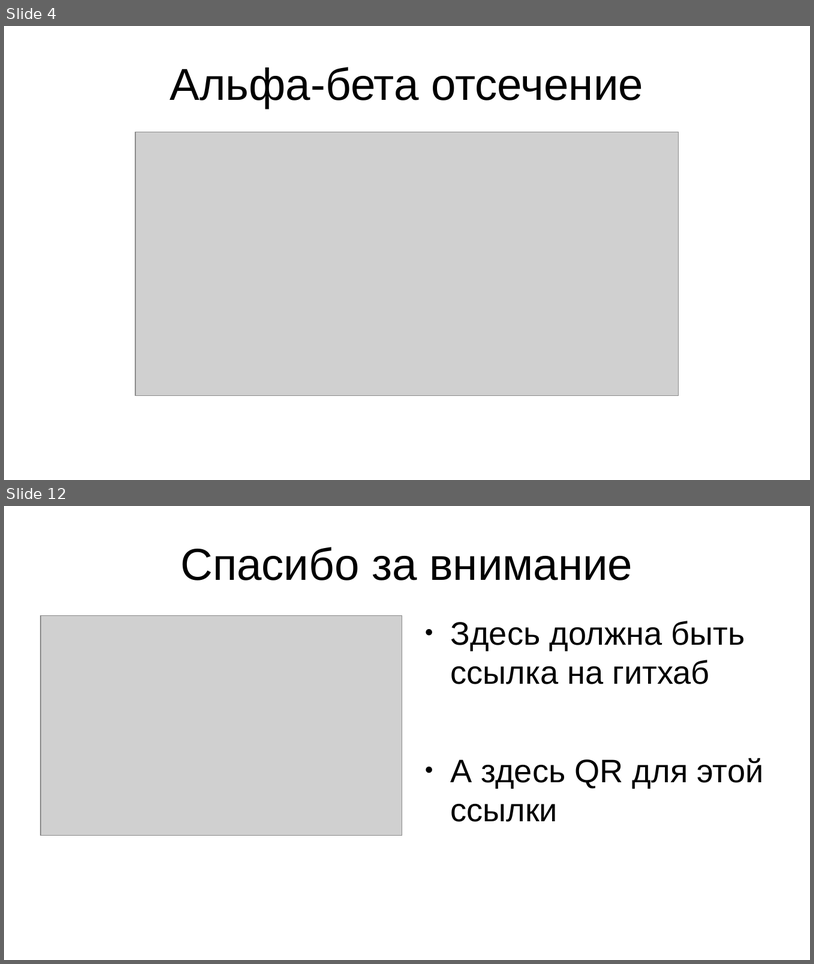
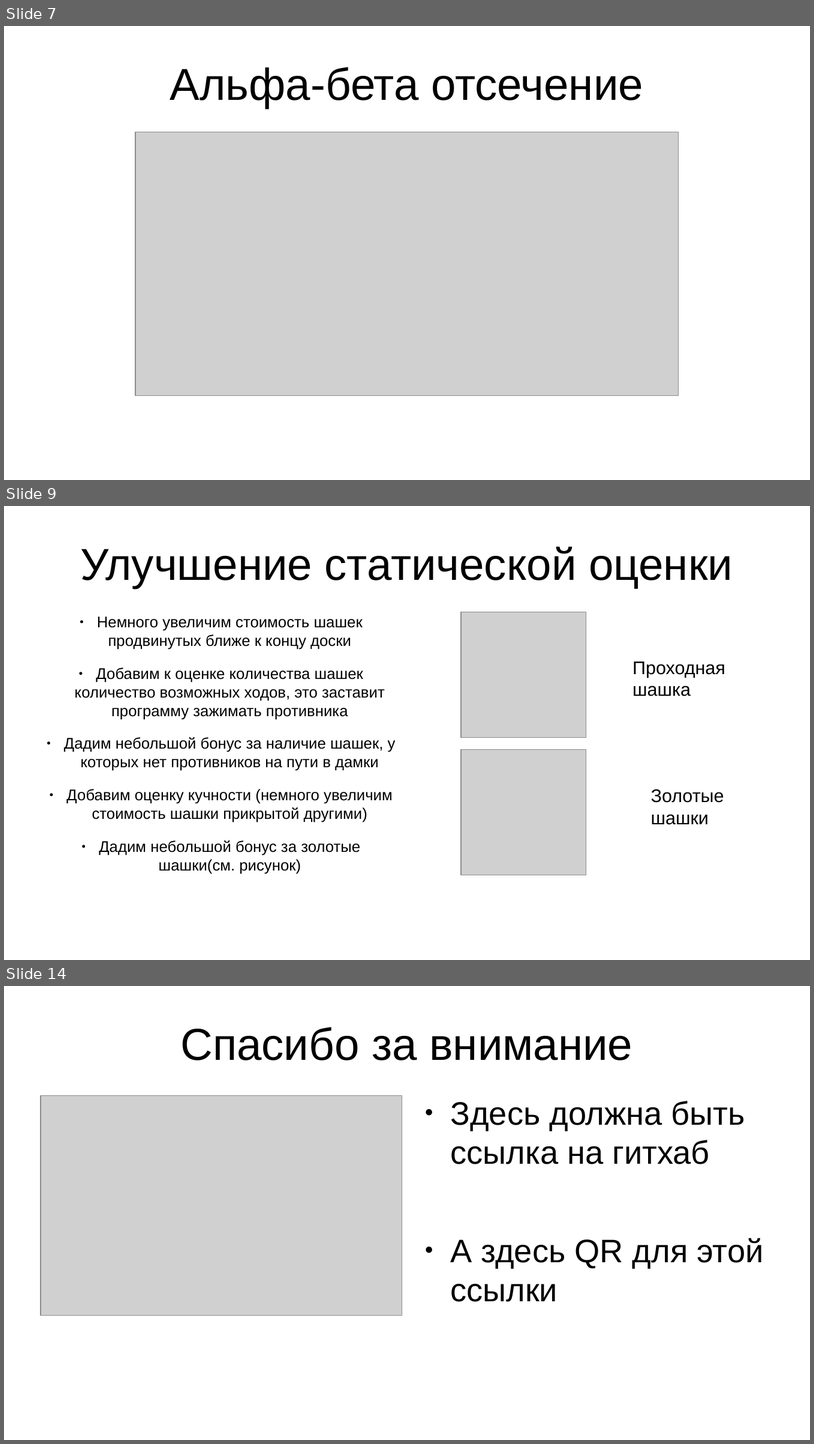
Before and after one commit to iv4n-t3a/checkers-engine, a slide deck: doc/presentation.odp. Shown one above the other, each under a label of ours: slides 4 and 12 before the commit, slides 7, 9 and 14 after it; the slides between them are not shown. The pictures are 814x964 and 814x1444 pixels, drawn with LibreOffice and Linux fonts; fonts in the diff are those of the drawing; grey boxes stand for pictures. Boxes give left, top, right and bottom in pixels: in the first picture for what was removed or moved away, otherwise in the second. Text is boxed around its words. In the diff, an @@ line names an element or a change of style, - is before the commit and + after.

```diff
--- a/doc/presentation.odp
+++ b/doc/presentation.odp
@@ slide 9 added at (4, 506, 810, 960), background #FFFFFF @@
@@ title added at (80, 546, 733, 588), 44 pt, text #000000 @@
+Улучшение статической оценки
@@ picture added at (461, 612, 587, 737) @@
@@ text added at (64, 616, 396, 874), 15.2 pt, text #000000 @@
+● Немного увеличим стоимость шашек продвинутых ближе к концу доски
+● Добавим к оценке количества шашек количество возможных ходов, это заставит программу зажимать противника
+● Дадим небольшой бонус за наличие шашек, у которых нет противников на пути в дамки
+● Добавим оценку кучности (немного увеличим стоимость шашки прикрытой другими)
+● Дадим небольшой бонус за золотые шашки(см. рисунок)
@@ text added at (633, 661, 726, 696), 18 pt, text #000000 @@
+Проходная шашка
@@ picture added at (461, 750, 587, 875) @@
@@ text added at (651, 789, 725, 825), 18 pt, text #000000 @@
+Золотые шашки
@@ what was slide 4 is now slide 7 @@
@@ what was slide 12 is now slide 14 @@
```
Also in this commit, not shown: 7 slides changed, 2 other slides added, 1 slide removed, 7 other files.
